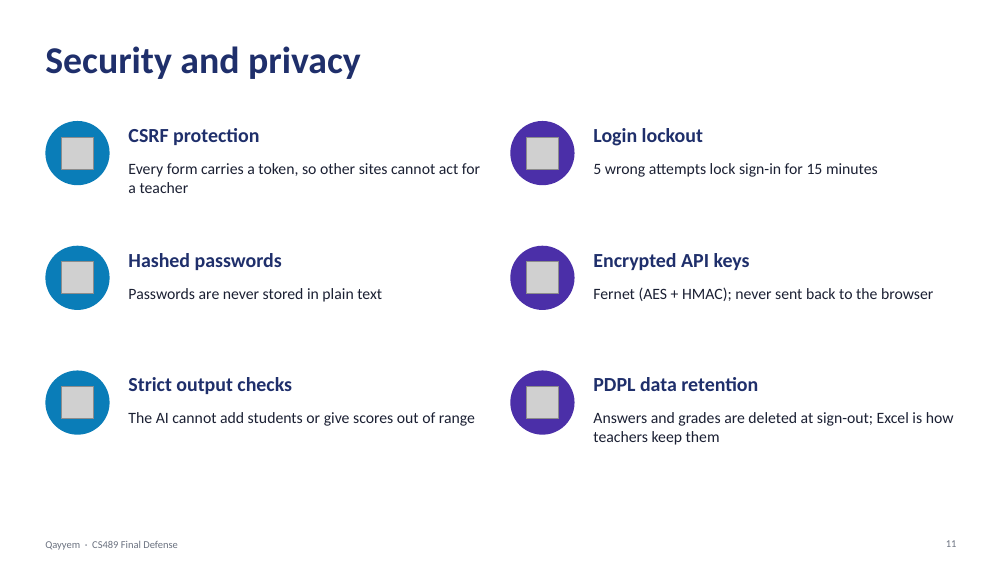
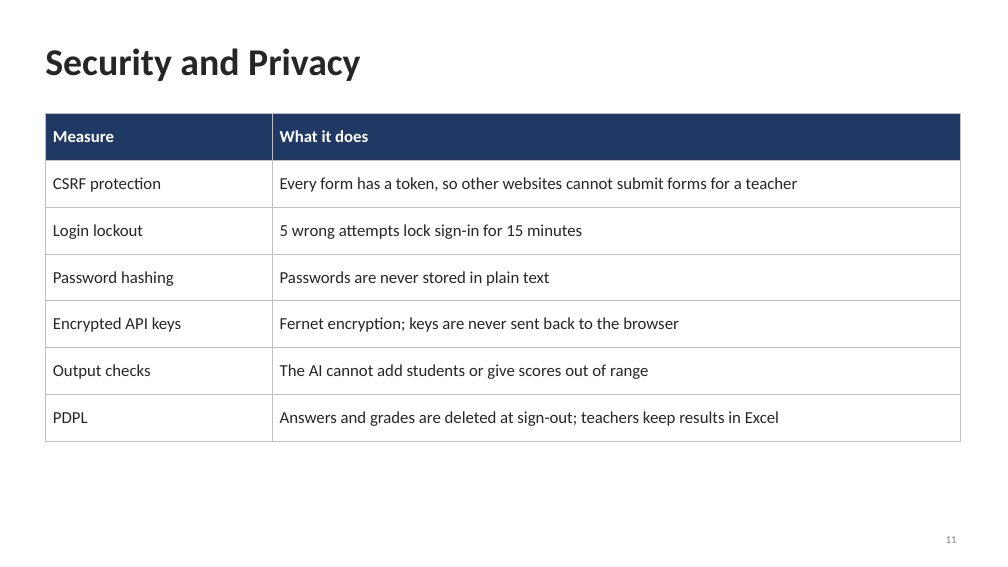
Before and after one commit to saif12ibr-pixel/qayyem, a slide deck: slide 11 of DOCUMENTS/Qayyem_Final_Defense.pptx. Drawn at 1008x567 pixels with LibreOffice and Linux fonts; fonts in the diff are those of the drawing; grey boxes stand for pictures. Boxes give left, top, right and bottom in pixels: in the first picture for what was removed or moved away, otherwise in the second. Text is boxed around its words. In the diff, an @@ line names an element or a change of style, - is before the commit and + after.

Commit message:
Use CS489 throughout and simplify the defense slides
- Report and project description refer to CS489 only
- Defense slides restyled to a plain layout

```diff
--- a/DOCUMENTS/Qayyem_Final_Defense.pptx
+++ b/DOCUMENTS/Qayyem_Final_Defense.pptx
@@ title at [45, 48, 360, 81]: text changed; text colour #1F2F6B to #262626 @@
-Security and privacy
+Security and Privacy
@@ table added at [45, 113, 960, 430], 7 rows, 2 columns @@
+Measure | What it does
+CSRF protection | Every form has a token, so other websites cannot submit forms for a teacher
+Login lockout | 5 wrong attempts lock sign-in for 15 minutes
+Password hashing | Passwords are never stored in plain text
+Encrypted API keys | Fernet encryption; keys are never sent back to the browser
+Output checks | The AI cannot add students or give scores out of range
+PDPL | Answers and grades are deleted at sign-out; teachers keep results in Excel
@@ ellipse removed at [45, 121, 110, 185] @@
@@ picture removed at [61, 137, 93, 169] @@
@@ text removed at [128, 128, 259, 145] @@
-CSRF protection
@@ ellipse removed at [510, 121, 575, 185] @@
@@ picture removed at [526, 137, 558, 169] @@
@@ text removed at [593, 128, 703, 146] @@
-Login lockout
@@ text removed at [128, 163, 480, 193] @@
-Every form carries a token, so other sites cannot act for a teacher
@@ text removed at [593, 163, 878, 177] @@
-5 wrong attempts lock sign-in for 15 minutes
@@ ellipse removed at [45, 246, 110, 310] @@
@@ picture removed at [61, 262, 93, 293] @@
@@ text removed at [128, 253, 282, 270] @@
-Hashed passwords
@@ ellipse removed at [510, 246, 575, 310] @@
@@ picture removed at [526, 262, 558, 293] @@
@@ text removed at [593, 253, 750, 270] @@
-Encrypted API keys
@@ text removed at [128, 288, 382, 302] @@
-Passwords are never stored in plain text
@@ text removed at [593, 287, 933, 301] @@
-Fernet (AES + HMAC); never sent back to the browser
@@ ellipse removed at [45, 371, 110, 435] @@
@@ picture removed at [61, 386, 93, 418] @@
@@ text removed at [128, 377, 292, 394] @@
-Strict output checks
@@ ellipse removed at [510, 371, 575, 435] @@
@@ picture removed at [526, 386, 558, 418] @@
@@ text removed at [593, 377, 758, 391] @@
-PDPL data retention
@@ text removed at [128, 412, 475, 426] @@
-The AI cannot add students or give scores out of range
@@ text removed at [593, 412, 954, 445] @@
-Answers and grades are deleted at sign-out; Excel is how teachers keep them
@@ page number at [946, 536, 957, 543]: text colour #6B7280 to #7F7F7F @@
@@ text removed at [45, 541, 177, 550] @@
-Qayyem · CS489 Final Defense
```
Also in this commit, not shown: 17 other slides changed, 3 other files.
